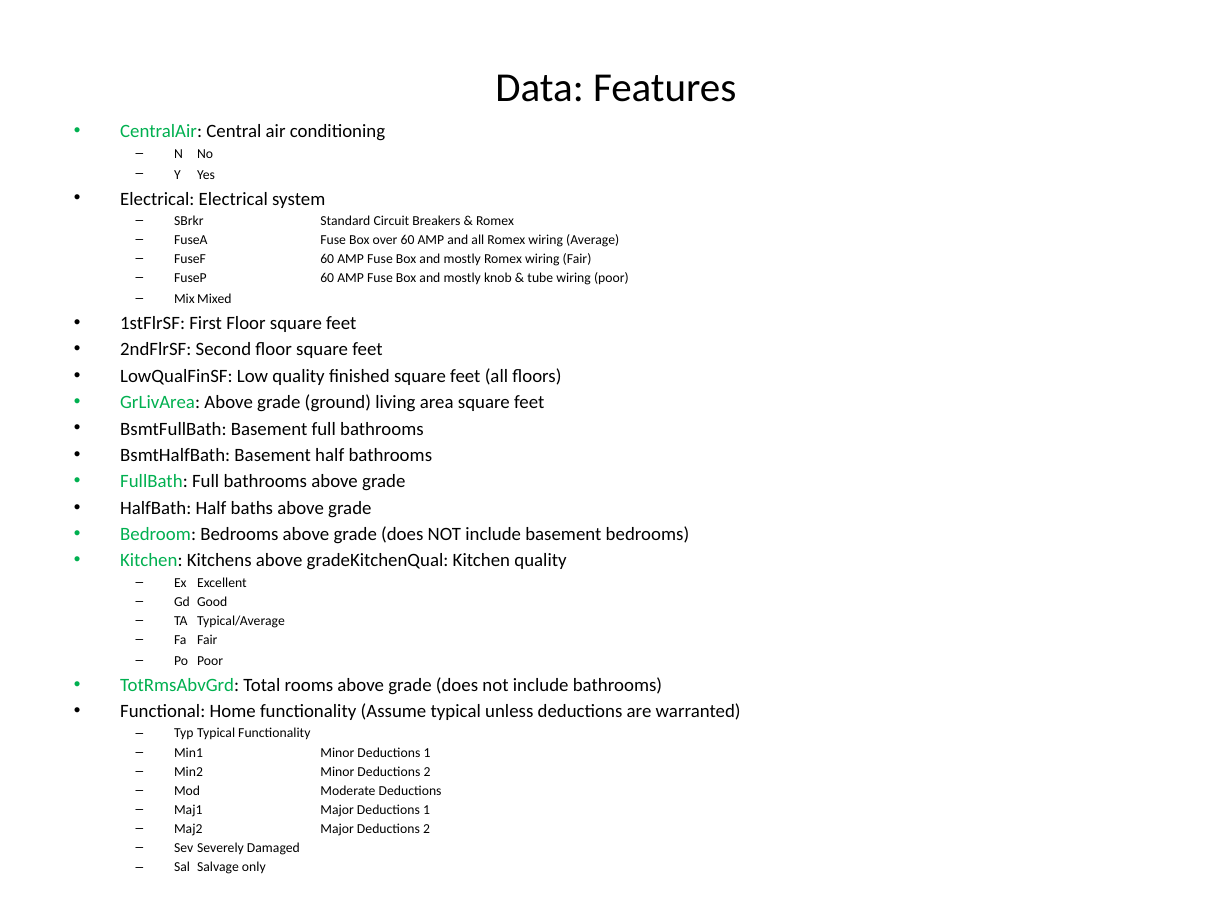
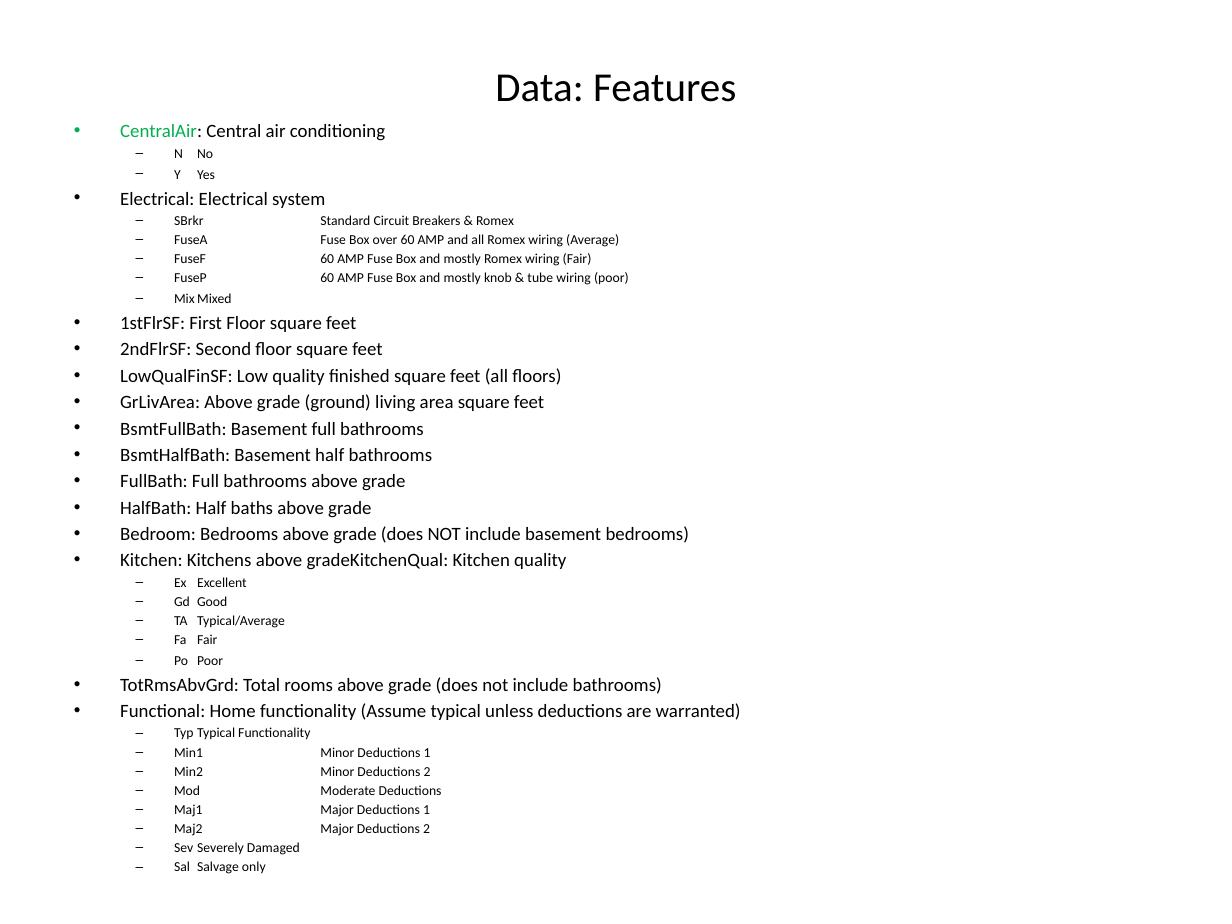
Before and after one commit to NKWalia/Final-Project, a slide deck: slide 17 of Presentation.pptx. Drawn at 1232x924 pixels with LibreOffice and Linux fonts; fonts in the diff are those of the drawing. Boxes give left, top, right and bottom in pixels: in the first picture for what was removed or moved away, otherwise in the second. Text is boxed around its words. In the diff, an @@ line names an element or a change of style, - is before the commit and + after.

```diff
--- a/Presentation.pptx
+++ b/Presentation.pptx
@@ text at [120, 394, 689, 695]: text colour #00B050 to #000000 in "GrLivArea:", "FullBath:", "Bedroom:", "Kitchen:" and 1 more places @@
```
Also in this commit, not shown: 6 other slides changed, 1 other file.
